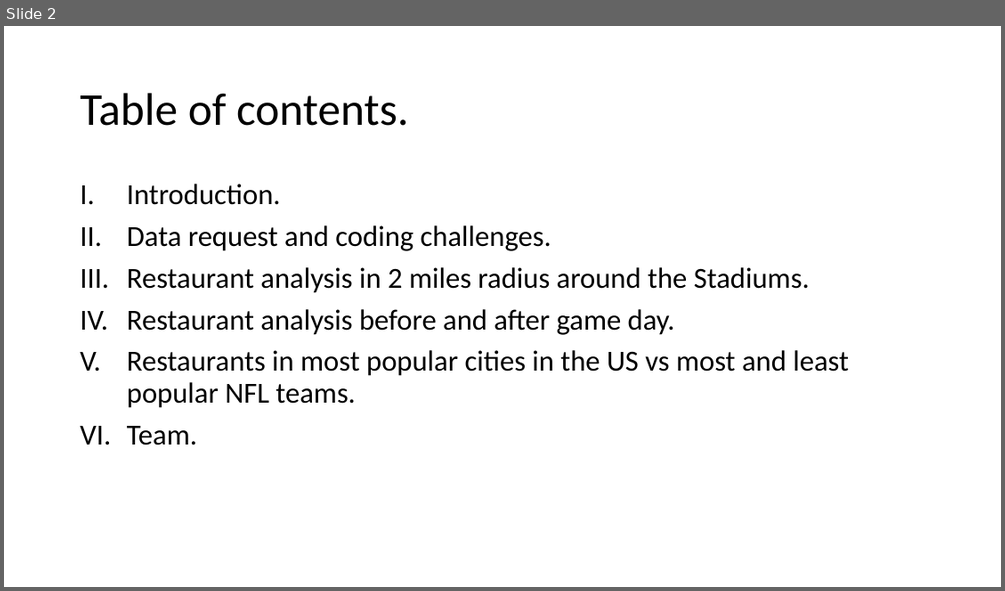
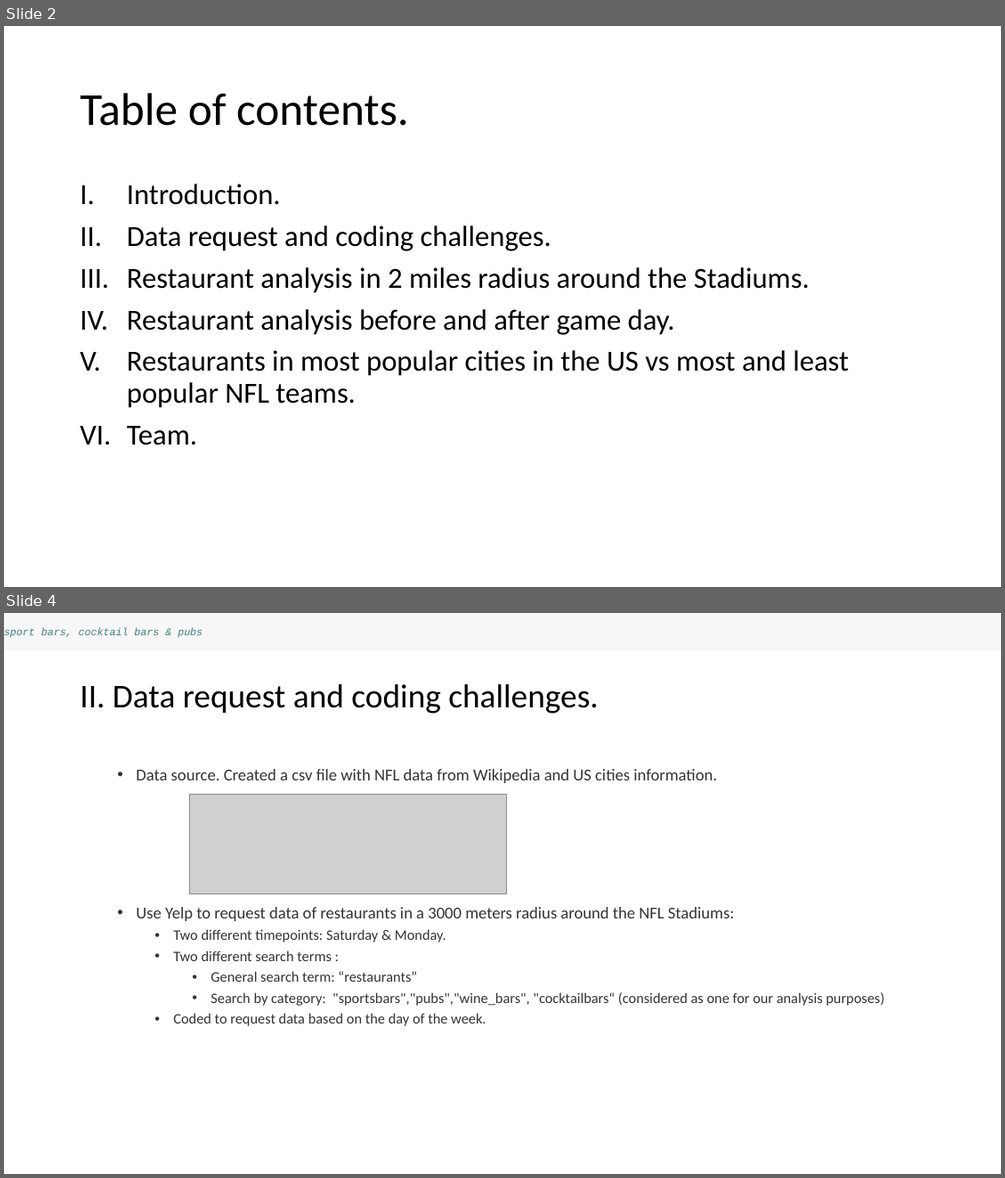
Before and after one commit to jjying89/Yelp-Restaurants-Analysis, a slide deck: Presentation/Team_4-Restaurant_Density_Analysis..pptx. Shown one above the other, each under a label of ours: slide 2 before the commit, slides 2 and 4 after it; the slides between them are not shown. The pictures are 1005x591 and 1005x1178 pixels, drawn with LibreOffice and Linux fonts; fonts in the diff are those of the drawing; grey boxes stand for pictures. Boxes give left, top, right and bottom in pixels: in the first picture for what was removed or moved away, otherwise in the second. Text is boxed around its words. In the diff, an @@ line names an element or a change of style, - is before the commit and + after.

```diff
--- a/Presentation/Team_4-Restaurant_Density_Analysis..pptx
+++ b/Presentation/Team_4-Restaurant_Density_Analysis..pptx
@@ slide 4 added at box(4, 613, 1001, 1174), background #FFFFFF @@
@@ rectangle added at box(4, 613, 1001, 650), fill #F7F7F7, 10 pt, text #408080, italic @@
+sport bars, cocktail bars & pubs
@@ title added at box(80, 684, 598, 714), 32 pt, text #000000 @@
+II. Data request and coding challenges.
@@ text added at box(136, 769, 884, 1026), 14 pt, text #333333 @@
+  • Data source. Created a csv file with NFL data from Wikipedia and US cities information.
+  • Use Yelp to request data of restaurants in a 3000 meters radius around the NFL Stadiums:
+    • Two different timepoints: Saturday & Monday.
+    • Two different search terms :
+      • General search term: “restaurants”
+      • Search by category: "sportsbars","pubs","wine_bars", "cocktailbars“ (considered as one for our analysis purposes)
+    • Coded to request data based on the day of the week.
@@ picture added at box(189, 794, 507, 893) @@
```
Also in this commit, not shown: 2 slides changed, 6 other slides added, 1 slide removed, 1 other file.
